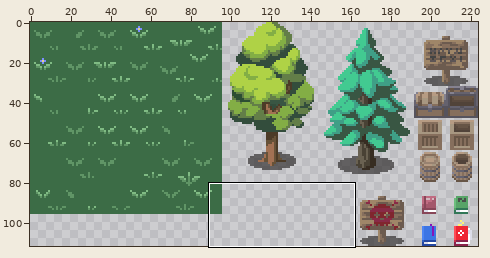
File history of a sprite sheet, Assets/Tilesets/complete-tileset.png. The first picture is a wide view before the edit; the outline marks the close-up.
Close-up. The starting point:
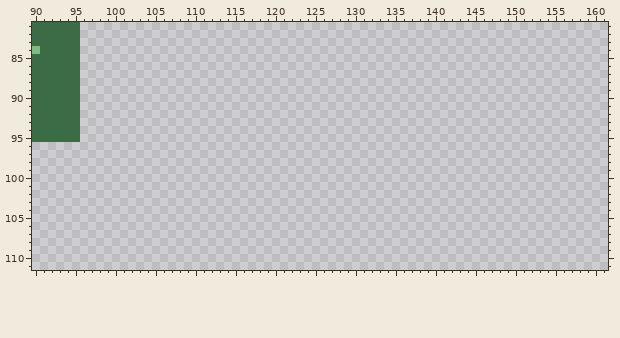
The file is 224x112 pixels. Colours within 5 levels of each other are drawn and written as one. Shown: x 90..161, y 81..111.
After the commit:
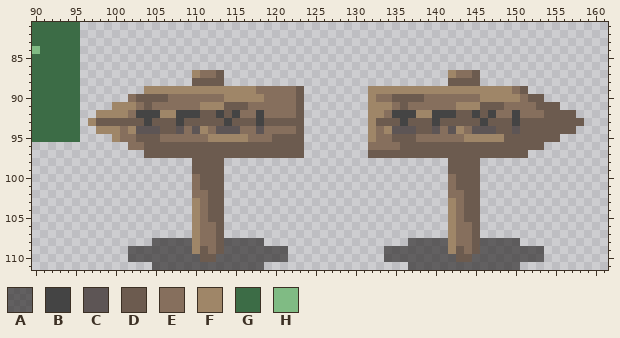
Palette (. is transparent): A #2d2929aa  B #444444  C #5d5555  D #6c5b4f  E #866f5d  F #9f8668  G #3c6c46  H #80bb84
The commit says: Add arrow signs to spritesheet
Edits made:
y 87: x 110..113 .... -> FEED; x 142..145 .... -> FEED
y 88: x 110..113 .... -> DDDD; x 142..145 .... -> DDDD
y 89: x 104..123 .................... -> FFFFFFFFFFFFFFEEEEED; x 132..151 .................... -> FFFFFFFFFFFFFFFFFFED
y 90: x 102..123 ...................... -> EDDDDEEEEEEEFFFFFEEEED; x 132..153 ...................... -> FEEDDDDEEEEEEEFFFFFEDD
y 91: x 100..123 ........................ -> FFFEDEEEEEEFFFDDDEEEEEED; x 132..155 ........................ -> FFFEDEEEEEEFFFDDDEEEEDDD
y 92: x 98..123 .......................... -> FFFFEBBBFFBBBDDBDBEEBEEEED; x 132..157 .......................... -> FFEBBBFFBBBDDBDBEEBEEEDDDD
y 93: x 97..123 ........................... -> FDDDDDDBDDDBDDDDDBDDDBDDDDD; x 132..158 ........................... -> FDDDBDDDBDDDDDBDDDBDDDDDDDD
y 94: x 98..123 .......................... -> FFFEFCCCDDCECFECCCEECEEEED; x 132..157 .......................... -> FEFCCCDDCECFECCCDDCDDDDDDD
y 95: x 100..123 ........................ -> FEEDDDEEEEEEFFFFFEEEDDDD; x 132..155 ........................ -> FEEDDDEEEEEEFFFFFDDDDDDD
y 96: x 102..123 ...................... -> EEDDDDDDDDDDDDDDDDDDDD; x 132..153 ...................... -> EEEEDDDDDDDDDDDDDDDDDD
y 97: x 104..123 .................... -> DDDDDDDDDDDDDDDDDDDD; x 132..151 .................... -> DDDDDDDDDDDDDDDDDDDD
y 98..99: x 110..113 .... -> DDDD; x 142..145 .... -> DDDD
y 100..101: x 110..113 .... -> EDDD; x 142..145 .... -> EDDD
y 102: x 110..113 .... -> EEDD; x 142..145 .... -> EEDD
y 103..105: x 110..113 .... -> FEDD; x 142..145 .... -> FEDD
y 106..107: x 110..113 .... -> FEED; x 142..145 .... -> FEED
y 108: x 105..118 .............. -> AAAAAFEEDAAAAA; x 137..150 .............. -> AAAAAFEEDAAAAA
y 109: x 102..121 .................... -> AAAAAAAAFDEDAAAAAAAA; x 134..153 .................... -> AAAAAAAAFDEDAAAAAAAA
y 110: x 102..121 .................... -> AAAAAAAAADDAAAAAAAAA; x 134..153 .................... -> AAAAAAAAADDAAAAAAAAA
y 111: x 105..118 .............. -> AAAAAAAAAAAAAA; x 137..150 .............. -> AAAAAAAAAAAAAA
Pixel boxes of the changes (left, top, right, bottom) in both close-ups:
added: (88, 70, 304, 270)
added: (368, 70, 584, 270)
